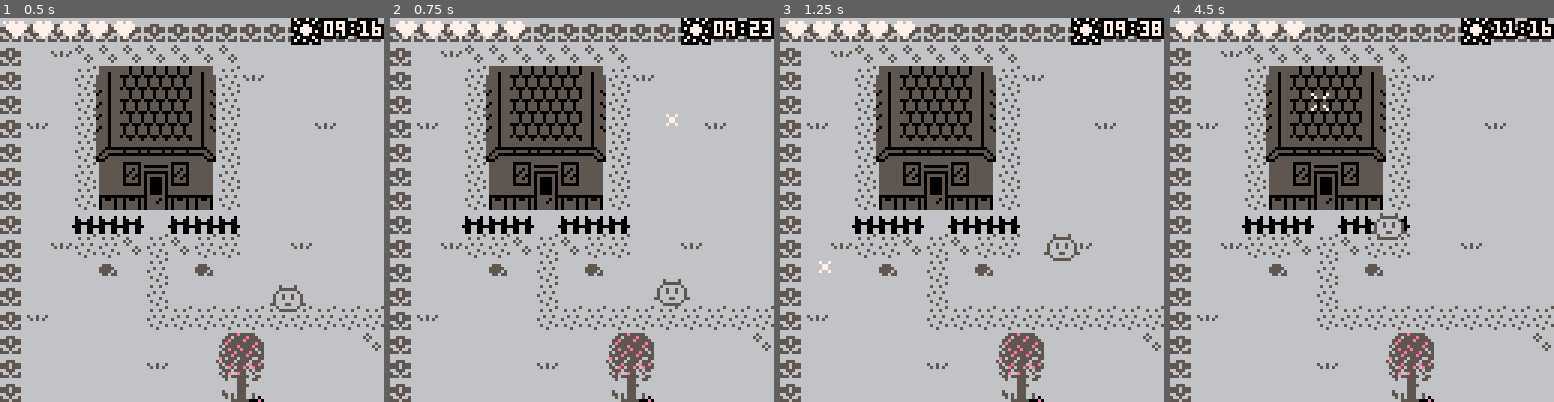
Above: before the commit, frames 1-4 (left to right).
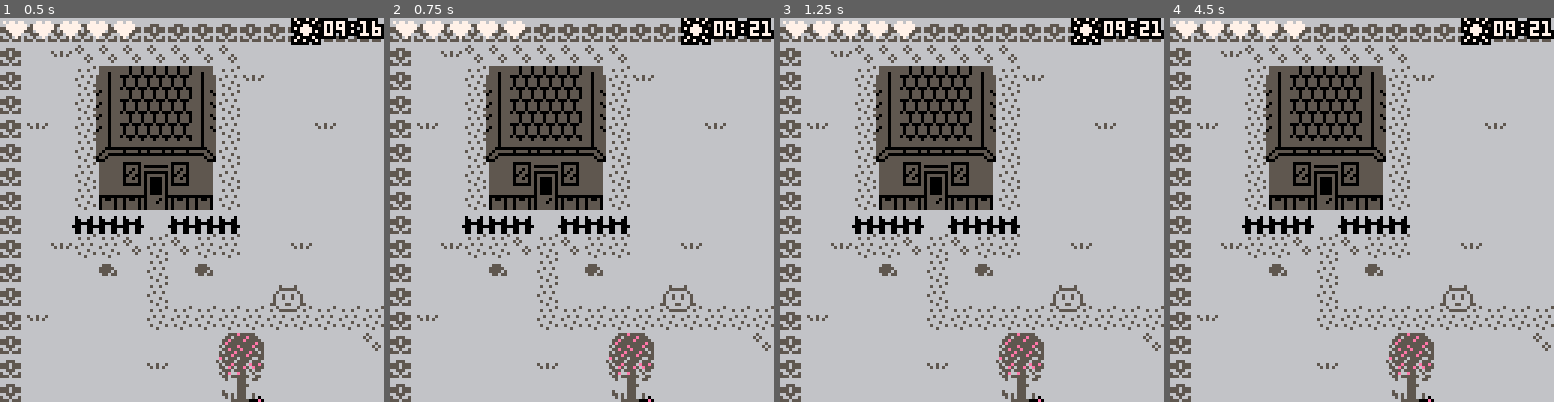
Above: after the commit, the same moments.

Repository: Lyatus/ld43
Game: PICO-8 cartridge ld43.p8
Two runs of this game, one before a commit and one after it. Both use one fixed random seed, a clock stepped at 60 frames per second and the inputs below.
Inputs (mouse positions are in pixels of both pictures, inside the frame that each line leads up to):
- Up to frame 1 (0.5 s): no input
- Up to frame 2 (0.75 s): click (670, 121) at 0.67 s; tap O (Z key) at 0.7 s
- Up to frame 3 (1.25 s): click (826, 267) at 1.22 s
- Up to frame 4 (4.5 s): hold Right 1.6-2.1 s; tap O (Z key) every 0.4 s from 1.7 to 4.1 s; click (1277, 114) at 1.77 s; hold Up 2.15-2.42 s; click (1342, 259) at 2.32 s; hold Right 2.47-3.03 s; click (1404, 106) at 2.87 s; hold Left 3.08-3.58 s; click (1465, 256) at 3.42 s; hold Down 3.63-3.97 s; click (1231, 102) at 3.97 s; hold Right from 4.02 s (still down)

Frame 1 is identical in both runs. In frame 2, 0.4% of the frame differs, in the area x 0-100%, y 0-77%; in frame 3, 0.6%; in frame 4, 0.9%.

Commit message:
Tama uses pathfinding

Diff:
--- a/ld43.p8
+++ b/ld43.p8
@@ -66,8 +66,17 @@
 end
 function tma_update()
 	if tma_dst then
-		local tma_new_x = mid(tma_x+1, tma_x-1, tma_dst_x)
-		local tma_new_y = mid(tma_y+1, tma_y-1, tma_dst_y)
+		local tma_local_dst_x = tma_dst_x
+		local tma_local_dst_y = tma_dst_y
+		while tma_path and tma_path.x==flr(tma_x/8) and tma_path.y==flr(tma_y/8) do
+			tma_path = tma_path.next
+		end
+		if tma_path then
+			tma_local_dst_x = tma_path.x*8+4
+			tma_local_dst_y = tma_path.y*8+4
+		end
+		local tma_new_x = mid(tma_x+1, tma_x-1, tma_local_dst_x)
+		local tma_new_y = mid(tma_y+1, tma_y-1, tma_local_dst_y)
 		local col_x = mfget((tma_new_x-4)/8,tma_y/8,0) or mfget((tma_new_x+4)/8,tma_y/8,0)
 		local col_y = mfget((tma_x-3)/8,tma_new_y/8,0) or mfget((tma_x+3)/8,tma_new_y/8,0)
 		tma_new_x = col_x and tma_x or tma_new_x
@@ -76,7 +85,7 @@
 			tma_x = tma_new_x
 			tma_y = tma_new_y
 		else
-			tma_dst = false
+			tma_dst = nil
 		end
 	end
 	tma_stage = tma_stages[min(3,ceil(cyc_day()))]
@@ -100,10 +109,14 @@
 	end)
 end
 function tma_goto(x, y)
-	tma_dst = true
-	tma_dst_x = x
-	tma_dst_y = y
-	ent_cur_act = nil -- ugh
+	tma_path = pathfind(flr(tma_x/8),flr(tma_y/8),flr(x/8),flr(y/8))
+	if tma_path then
+		tma_path_i = 1
+		tma_dst = true
+		tma_dst_x = x
+		tma_dst_y = y
+		ent_cur_act = nil -- ugh
+	end
 end
 function tma_ate()
 	tma_eat_frame = tma_frame
